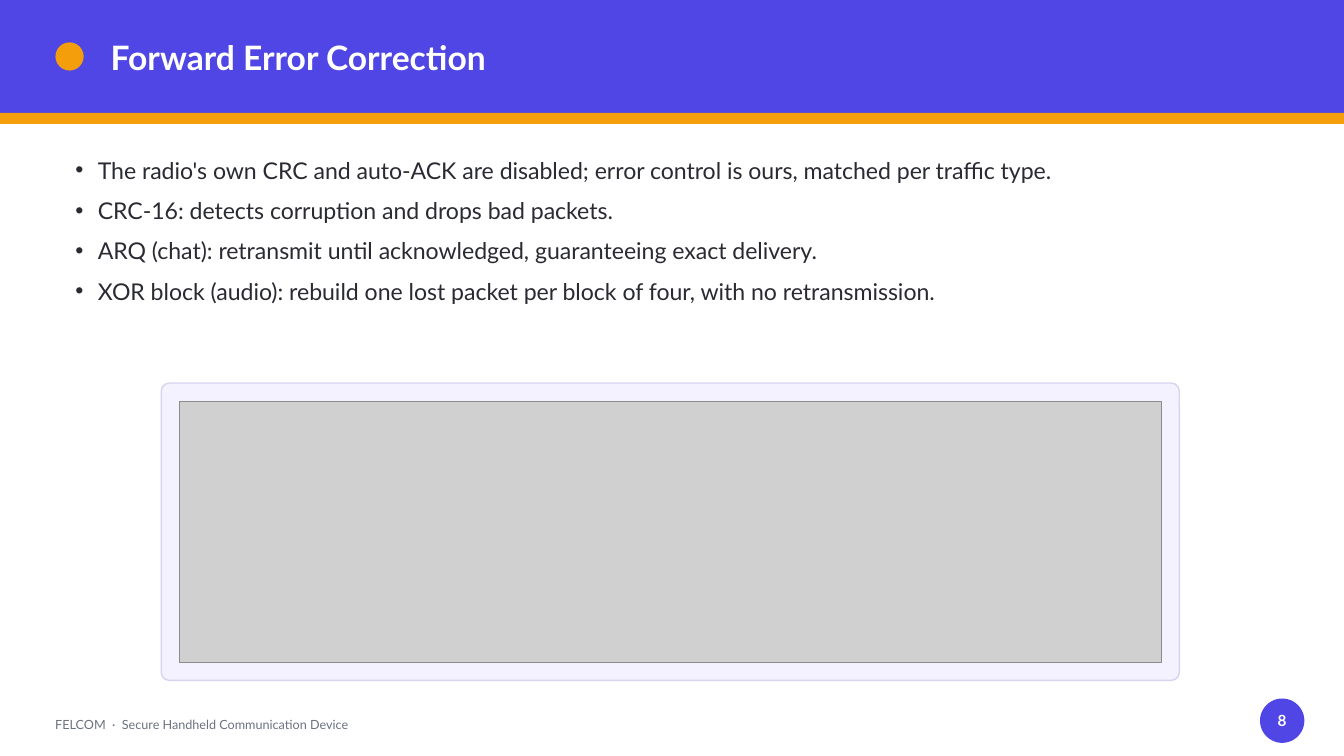
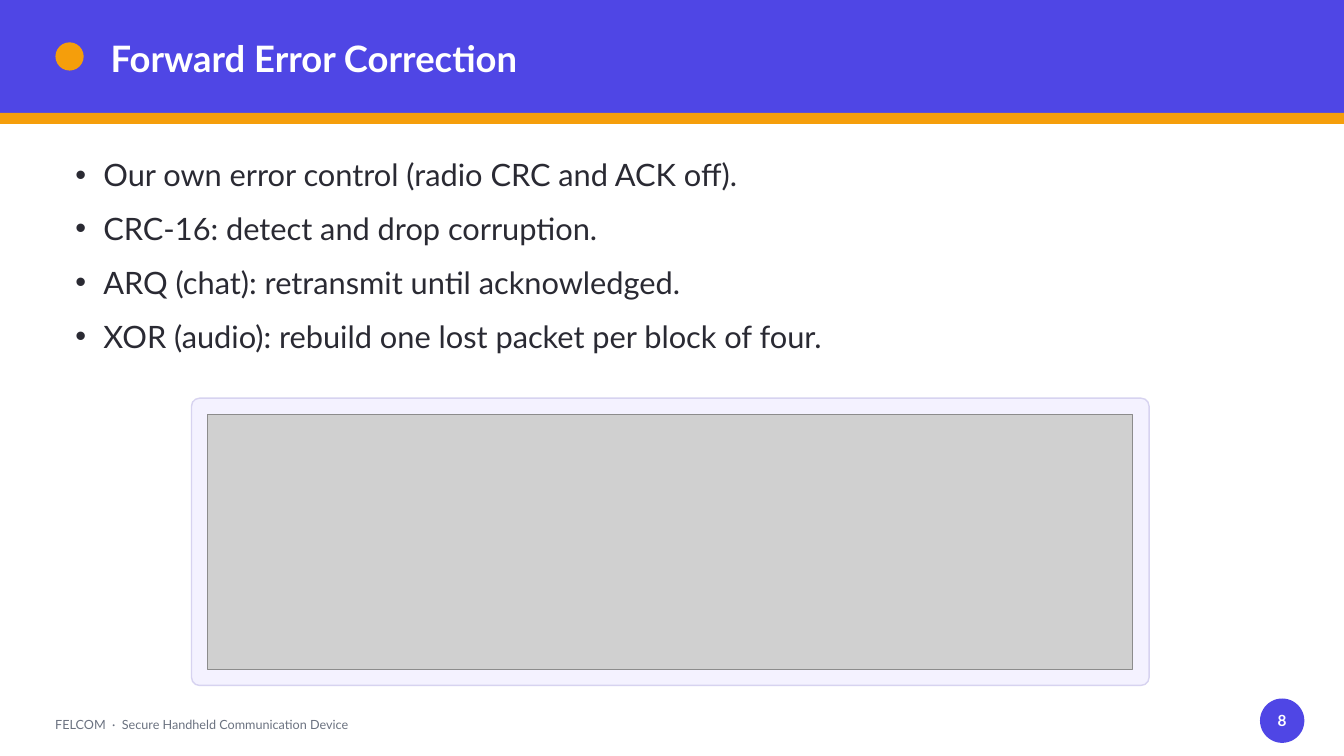
Before and after one commit to MarcEGed/Mini-Project, a slide deck: slide 8 of FELCOM_Presentation.pptx. Drawn at 1344x756 pixels with LibreOffice and Linux fonts; fonts in the diff are those of the drawing; grey boxes stand for pictures. Boxes give left, top, right and bottom in pixels: in the first picture for what was removed or moved away, otherwise in the second. Text is boxed around its words. In the diff, an @@ line names an element or a change of style, - is before the commit and + after.

```diff
--- a/FELCOM_Presentation.pptx
+++ b/FELCOM_Presentation.pptx
@@ text "Forward Error Correction" at [111,45,517,73]: size 24 to 26 pt @@
@@ text at [103,162,822,354]: text changed; size 16.5 to 22 pt @@
-• The radio's own CRC and auto-ACK are disabled; error control is ours, matched per traffic type.
-• CRC-16: detects corruption and drops bad packets.
-• ARQ (chat): retransmit until acknowledged, guaranteeing exact delivery.
-• XOR block (audio): rebuild one lost packet per block of four, with no retransmission.
+• Our own error control (radio CRC and ACK off).
+• CRC-16: detect and drop corruption.
+• ARQ (chat): retransmit until acknowledged.
+• XOR (audio): rebuild one lost packet per block of four.
@@ rounded rectangle: place and size @@
-rounded rectangle at [161,383,1180,681]
+rounded rectangle at [192,398,1149,686]
@@ rounded rectangle at [192,398,1149,686]: proportions changed @@
@@ picture: place and size @@
-picture at [179,401,1162,662]
+picture at [208,414,1133,669]
```
Also in this commit, not shown: 11 other slides changed, 3 slides added, 1 slide removed.
